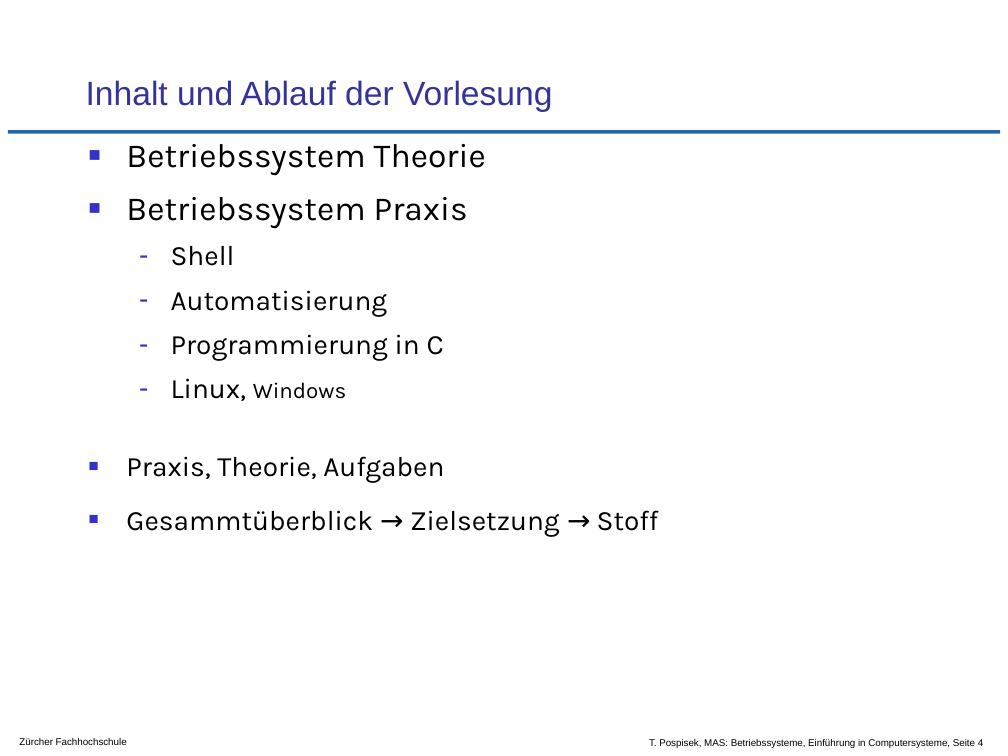
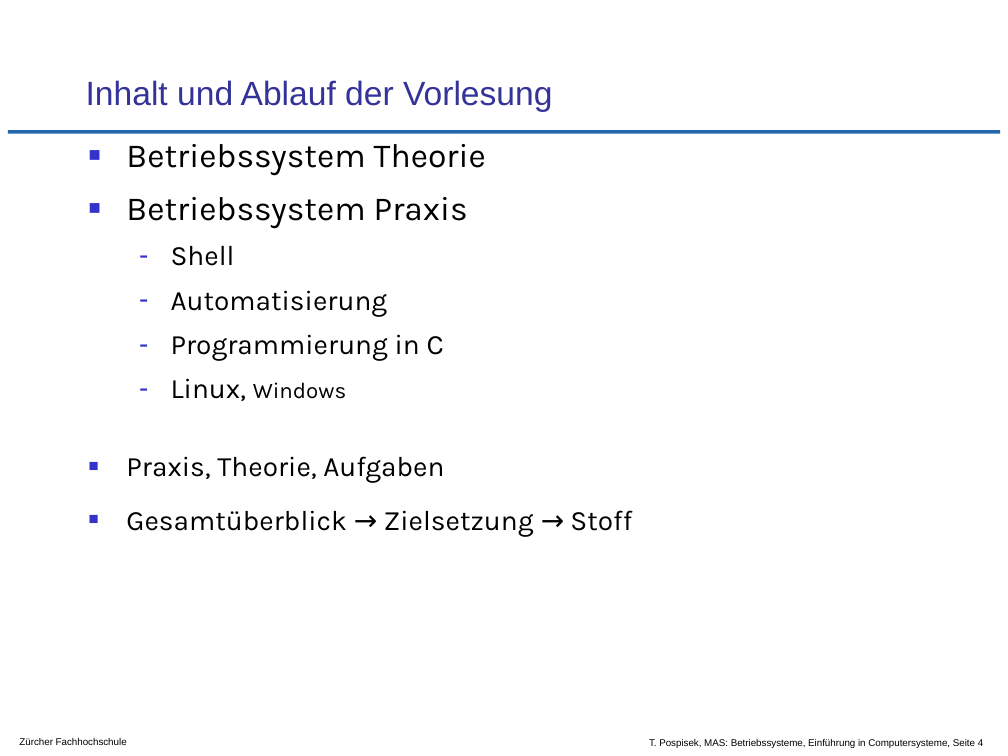
Before and after one commit to tpo/betriebssysteme, a slide deck: slide 4 of 01-1_Einführung_in_Computersysteme.odp. Drawn at 1008x756 pixels with LibreOffice and Linux fonts; fonts in the diff are those of the drawing; background and template pictures are left out. Boxes give left, top, right and bottom in pixels: in the first picture for what was removed or moved away, otherwise in the second. Text is boxed around its words. In the diff, an @@ line names an element or a change of style, - is before the commit and + after.

```diff
--- a/01-1_Einführung_in_Computersysteme.odp
+++ b/01-1_Einführung_in_Computersysteme.odp
@@ text at bbox=[126, 510, 632, 537]: text changed @@
-■ Gesammtüberblick → Zielsetzung → Stoff
+■ Gesamtüberblick → Zielsetzung → Stoff
```
Also in this commit, not shown: 2 other slides changed, 1 slide removed.
